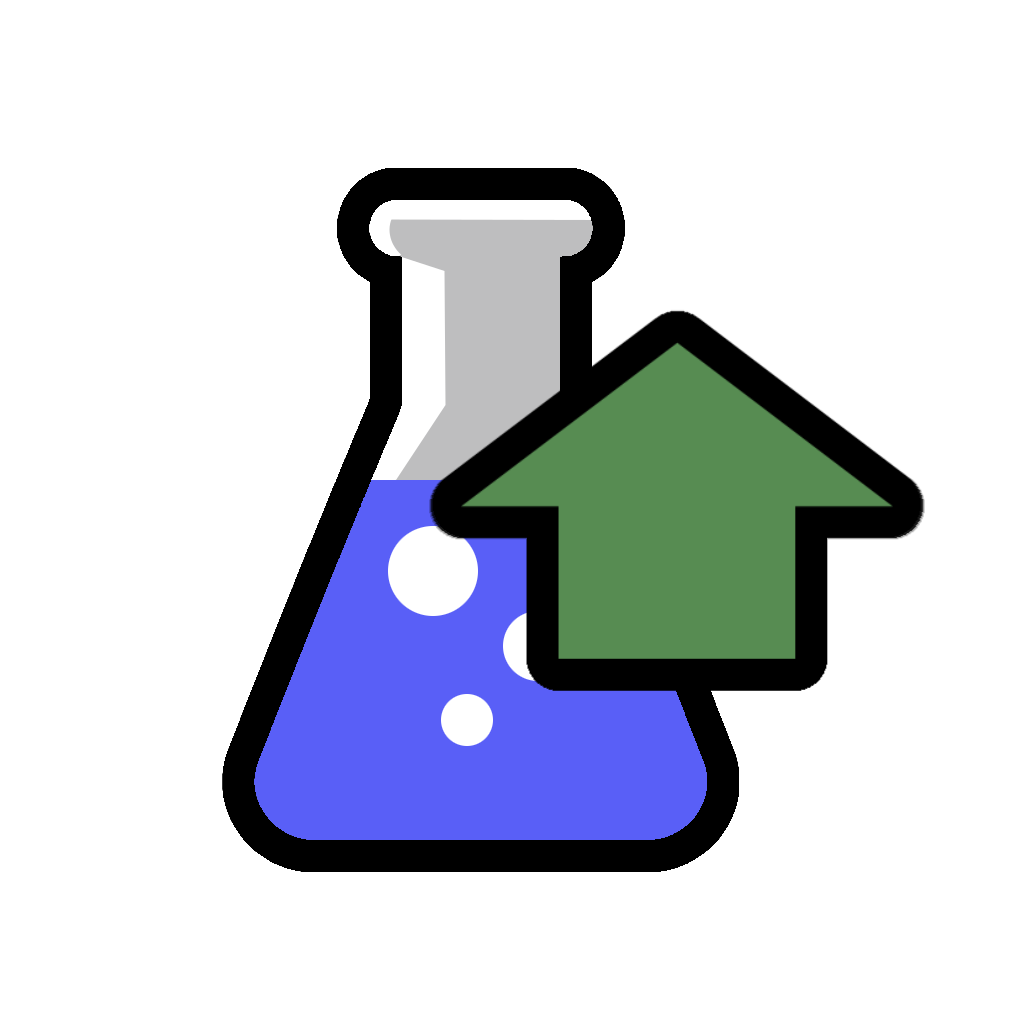
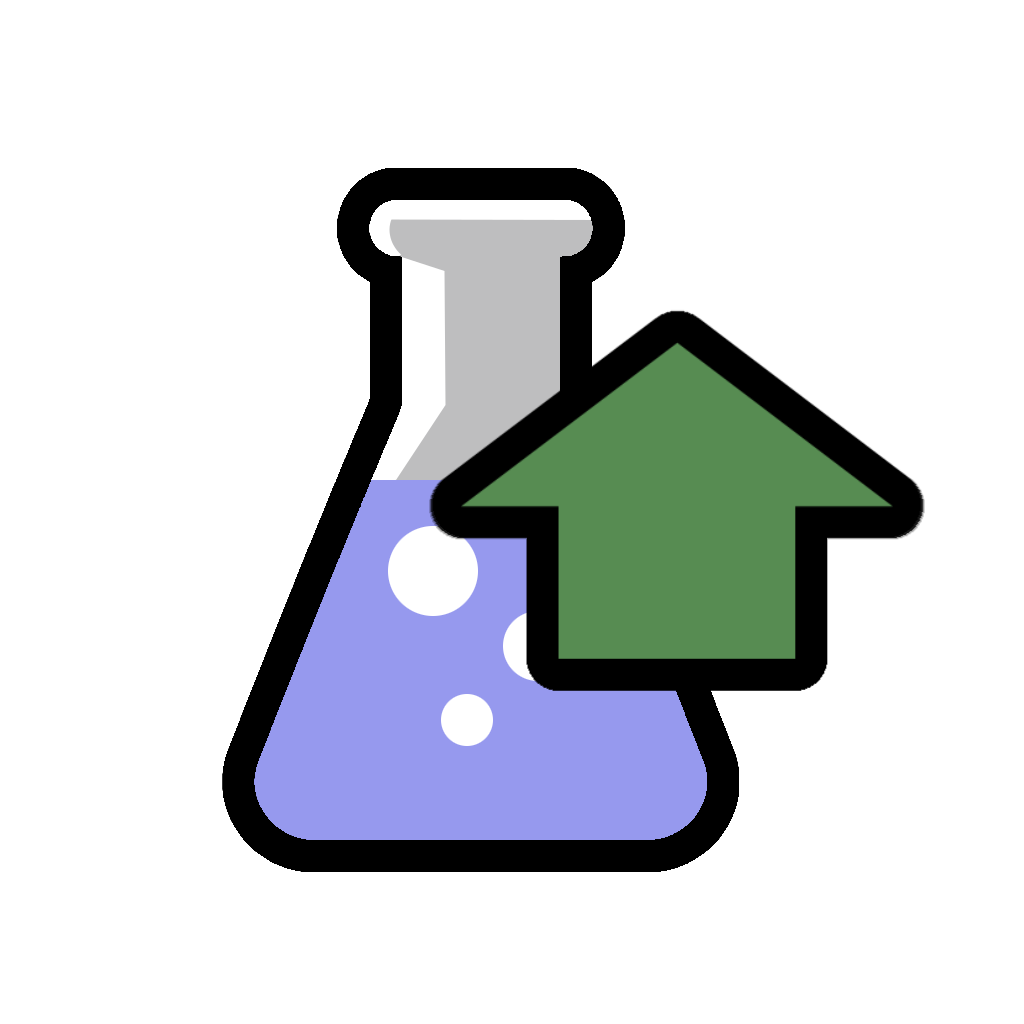
Before/after of a 1024×1024 layered artwork. What changed in the layer stack:
painted on "Fluid" over [254, 480, 707, 840]